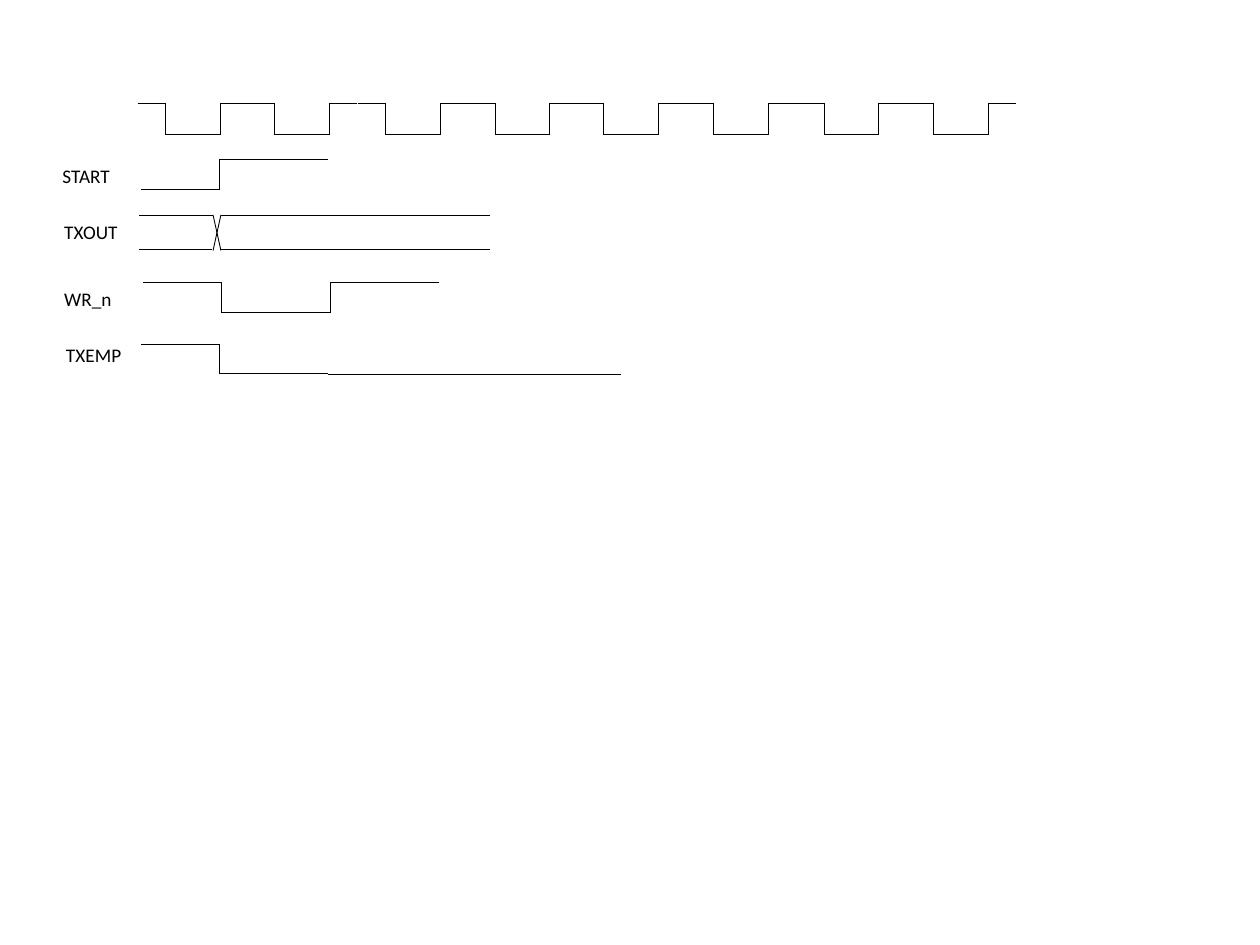
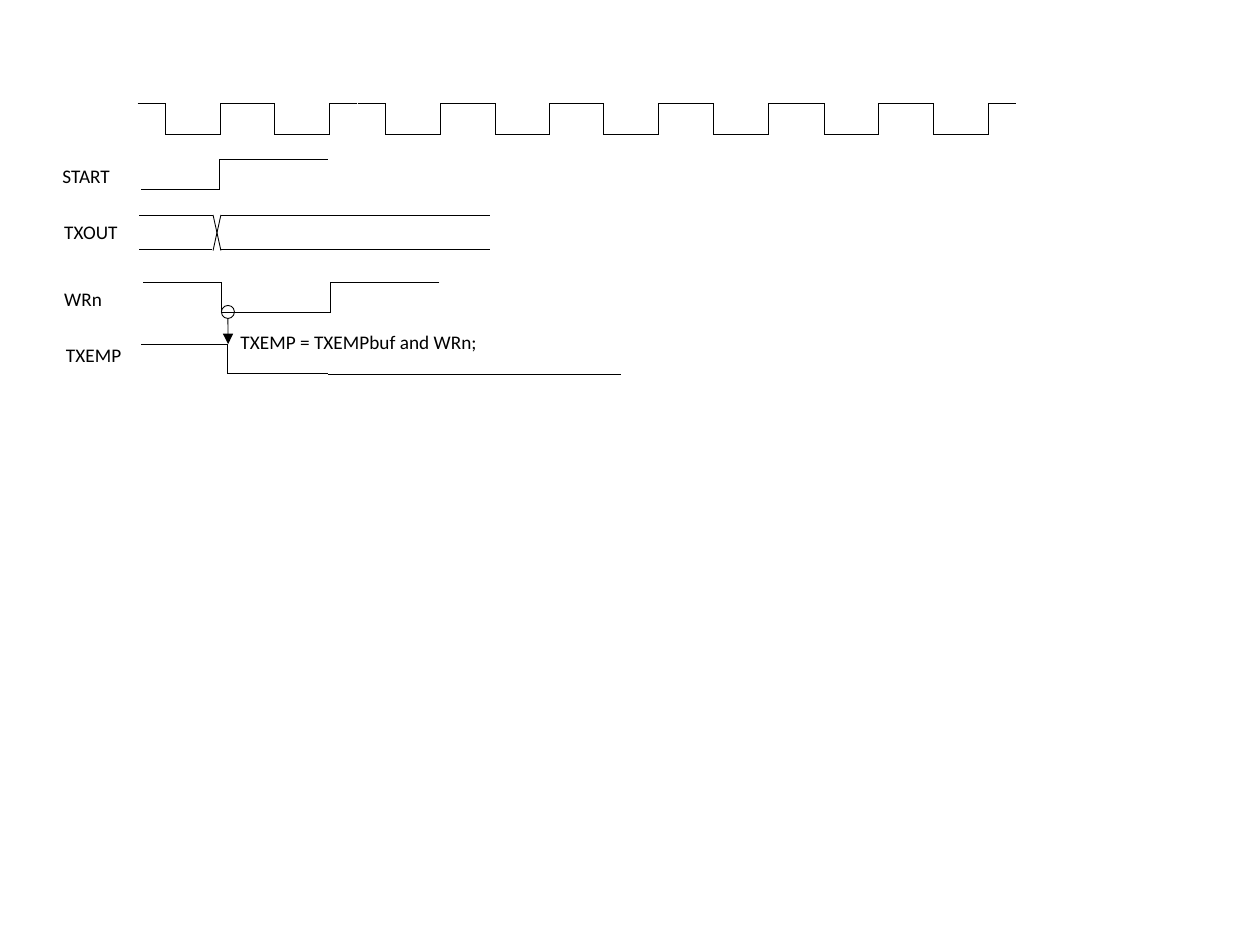
Before and after one commit to kunichiko/FPGA-TLC59116-Driver, a slide deck: slide 3 of architecture.pptx. Drawn at 1260x945 pixels with LibreOffice and Linux fonts; fonts in the diff are those of the drawing. Boxes give left, top, right and bottom in pixels: in the first picture for what was removed or moved away, otherwise in the second. Text is boxed around its words. In the diff, an @@ line names an element or a change of style, - is before the commit and + after.

```diff
--- a/architecture.pptx
+++ b/architecture.pptx
@@ text at [64,293,102,306]: text changed @@
-WR_n
+WRn
@@ ellipse added at [222,305,234,318], outline #000000 0.5 pt @@
@@ arrow added from (228, 319) to (228, 344), #000000 0.5 pt @@
@@ elbow line (328, 374) - (141, 344): route changed @@
@@ text added at [240,335,477,352], 11 pt, text #000000 @@
+TXEMP = TXEMPbuf and WRn;
```
Also in this commit, not shown: 1 other slide changed, 1 other file.
